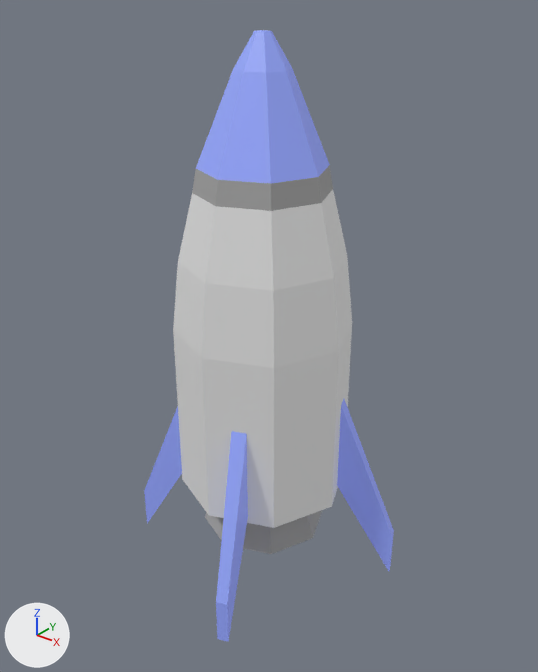
A saved change to the FBX model Assets/Models/SM_Rocket.fbx.
One viewpoint serves both versions: a 50 mm camera at (0.553, 31.836, 7.116) aimed at (0.008, 32.517, 6.694). Arrows for +X, +Y and +Z are at lower left; the lights stay in place. Where no turn or scale is listed for an object, it has been applied to the vertices.

The first picture shows 'SM_Rocket'.
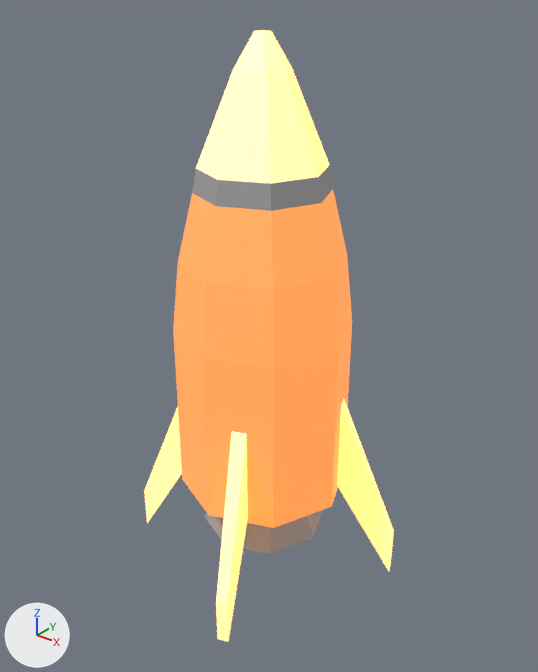
The newer file is also turned or shifted as a whole; pictures and numbers use the older file's frame.

Patch to the scene script:
```diff
--- a/Assets/Models/SM_Rocket.fbx.py
+++ b/Assets/Models/SM_Rocket.fbx.py
@@ mat_material_035 @@
 mat_material_035 = principled_material('Material.035')
-mat_material_035.base_color = (0.637, 0.637, 0.637)  # light grey #d1d1d1
-mat_material_035.emission_strength = 0.1
+mat_material_035.base_color = (0.637, 0.261, 0.127)  # orange #d18c64
+mat_material_035.emission_strength = 0.8
+mat_material_035.emission_color = (1.0, 0.297, 0.0385)  # orange #ff9437
@@ mat_material_036 @@
 mat_material_036.base_color = (0.266, 0.354, 0.8)  # blue #8da1e7
-mat_material_036.emission_color = (0.235, 0.256, 1.0)  # blue #858aff
-mat_material_036.emission_strength = 0.2
+mat_material_036.emission_color = (1.0, 0.39, 0.0094)  # orange #ffa818
+mat_material_036.emission_strength = 2.3
```

Location of each change, [x1, y1, x2, y2] in pixels of the pictures (538 x 672 px):
'SM_Rocket', recoloured, surface changed
    both: [144, 30, 394, 641]
